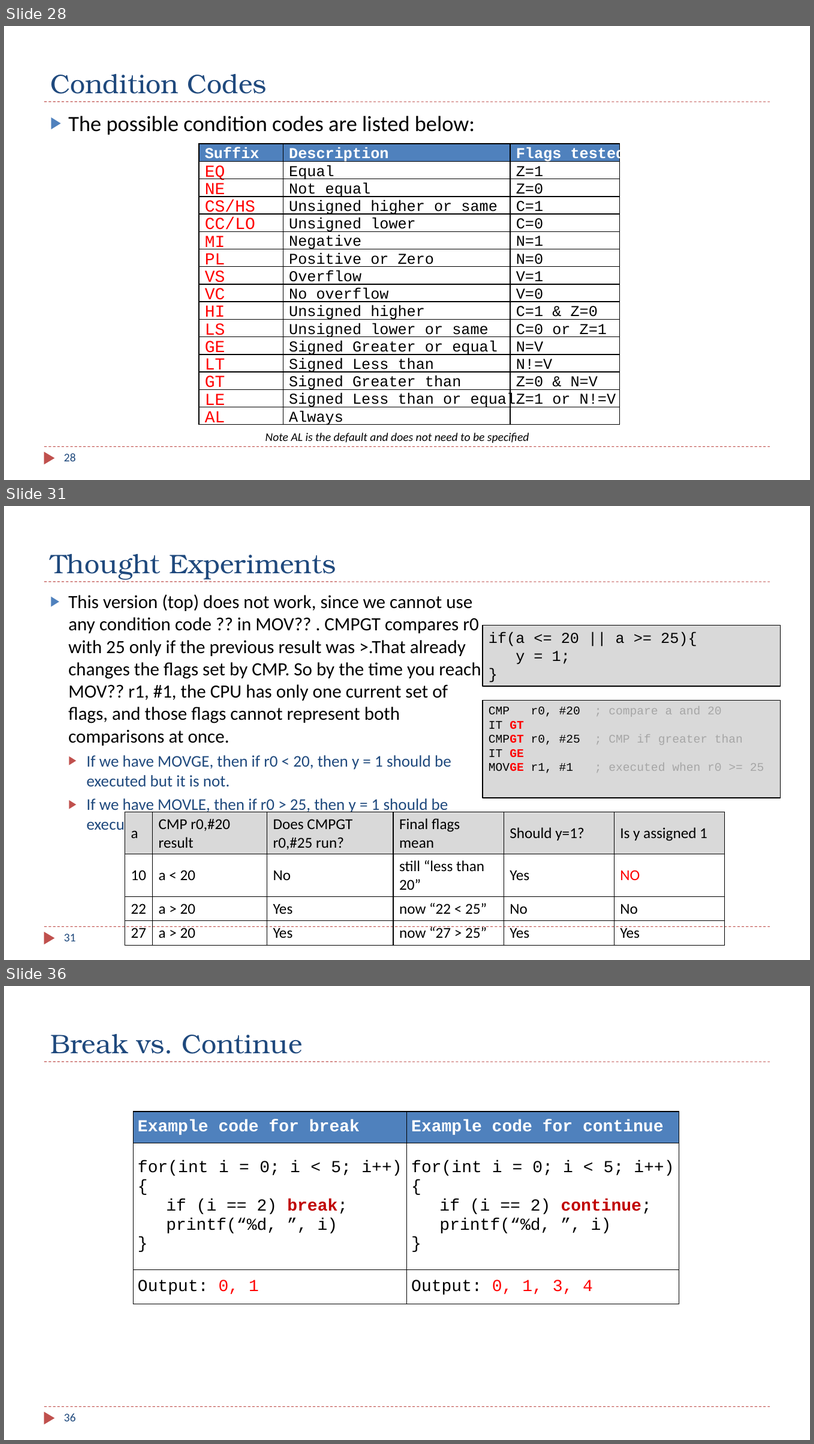
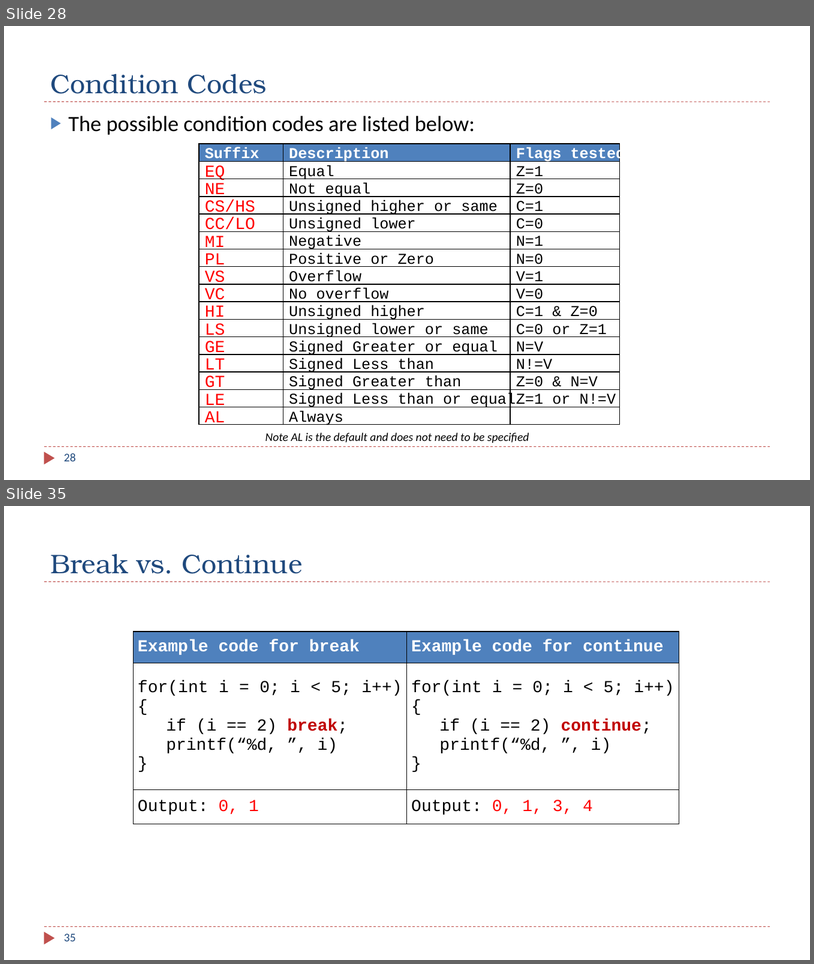
Before and after one commit to guhofstra/CSC111Fa26, a slide deck: PPTs/Ch6_ARM_Control_Flow.pptx. Shown one above the other, each under a label of ours: slides 28, 31 and 36 before the commit, slides 28 and 35 after it; the slides between them are not shown. The pictures are 814x1444 and 814x964 pixels, drawn with LibreOffice and Linux fonts; fonts in the diff are those of the drawing. Boxes give left, top, right and bottom in pixels: in the first picture for what was removed or moved away, otherwise in the second. Text is boxed around its words. In the diff, an @@ line names an element or a change of style, - is before the commit and + after.

```diff
--- a/PPTs/Ch6_ARM_Control_Flow.pptx
+++ b/PPTs/Ch6_ARM_Control_Flow.pptx
@@ slide 31 removed at [4, 506, 810, 960], background #FFFFFF; not listed: 3 template elements that a slide beside it also shows @@
@@ title removed at [50, 554, 336, 579] @@
-Thought Experiments
@@ text removed at [68, 594, 481, 814] @@
-▶ This version (top) does not work, since we cannot use any condition code ?? in MOV?? . CMPGT compares r0 with 25 only if the previous result was >.That already changes the flags set by CMP. So by the time you reach MOV?? r1, #1, the CPU has only one current set of flags, and those flags cannot represent both comparisons at once.
-  ▶ If we have MOVGE, then if r0 < 20, then y = 1 should be executed but it is not.
-  ▶ If we have MOVLE, then if r0 > 25, then y = 1 should be executed but it is not.
@@ rectangle removed at [483, 625, 781, 686] @@
-if(a <= 20 || a >= 25){
-y = 1;
-}
@@ rectangle removed at [483, 700, 781, 798] @@
-CMP r0, #20 ; compare a and 20
-IT GT
-CMPGT r0, #25 ; CMP if greater than
-IT GE
-MOVGE r1, #1 ; executed when r0 >= 25
@@ table removed at [125, 811, 725, 945], 4 rows, 6 columns @@
-a | CMP r0,#20 result | Does CMPGT r0,#25 run? | Final flags mean | Should y=1? | Is y assigned 1
-10 | a < 20 | No | still “less than 20” | Yes | NO
-22 | a > 20 | Yes | now “22 < 25” | No | No
-27 | a > 20 | Yes | now “27 > 25” | Yes | Yes
@@ page number removed at [64, 933, 76, 941] @@
-31
@@ what was slide 36 is now slide 35 @@
@@ page number at [64, 933, 76, 941]: text changed @@
-36
+35
```
Also in this commit, not shown: 19 slides changed, 1 other slide removed, 3 other files.
